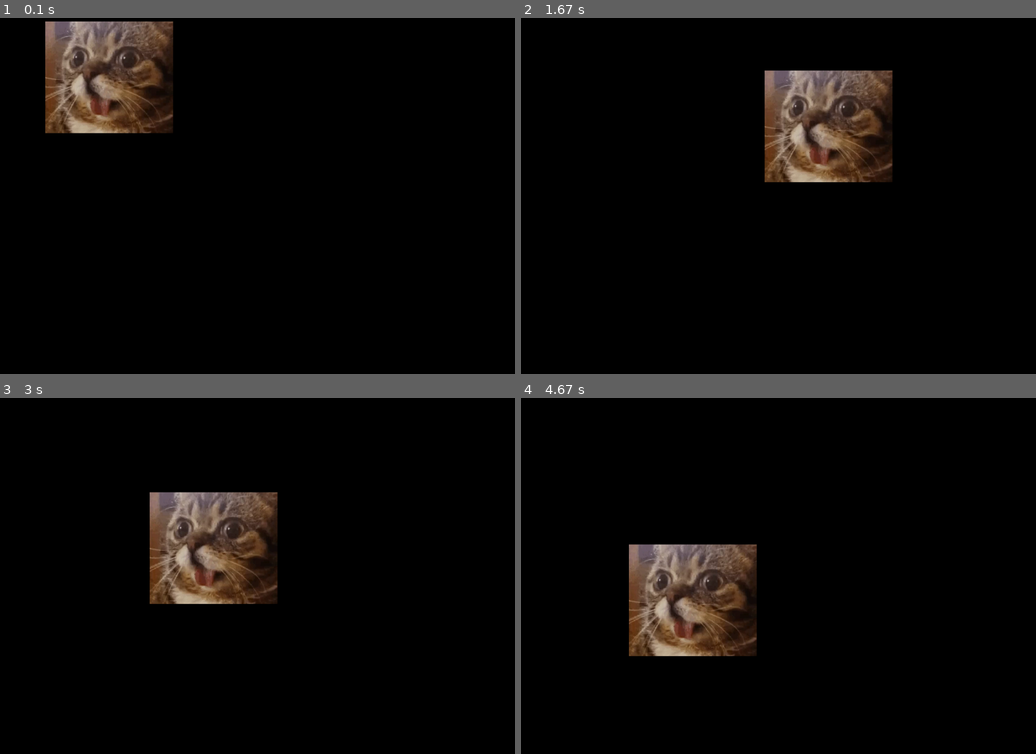
Above: before the commit, frames 1-4 (two rows, left to right).
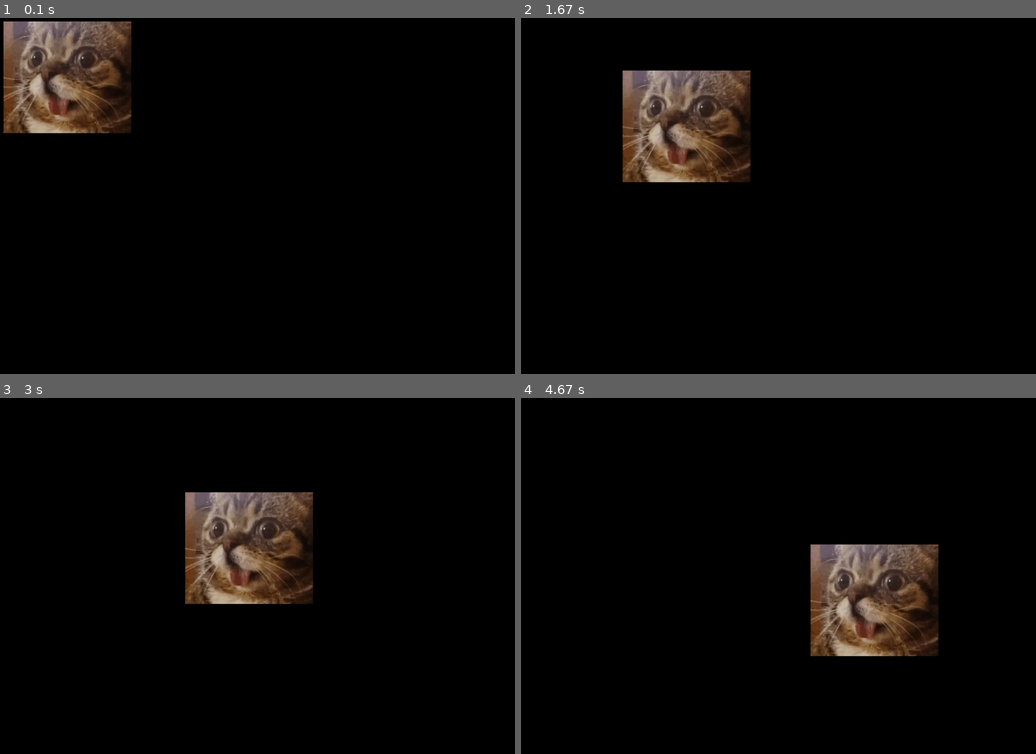
Above: after the commit, the same moments.

Repository: Theo-Tchilinguirian/Python-training
Game: pygame game, started from Python training/Some games I tried making/pygame_game_cat.py
Two runs of this game, one before a commit and one after it. Both use one fixed random seed, a clock stepped at 60 frames per second and the inputs below.
Inputs:
- Up to frame 1 (0.1 s): no input
- Up to frame 2 (1.67 s): tap Enter at 0.33 s
- Up to frame 3 (3 s): no input
- Up to frame 4 (4.67 s): no input

The runs differ from the first frame. In frame 1, 8.9% of the frame differs, in the area x 0-34%, y 0-33%; in frame 2, 15%; in frame 3, 8.3%; in frame 4, 15%, in the area x 20-82%, y 41-73%.

Commit message:
Update pygame_game_cat.py

Diff:
--- a/Python training/Some games I tried making/pygame_game_cat.py
+++ b/Python training/Some games I tried making/pygame_game_cat.py
@@ -3,7 +3,7 @@
 pygame.init()
 
 size = width, height = 1000, 1000
-speed = [10, 1]
+speed = [2, 1]
 black = 0, 0, 0
 
 screen = pygame.display.set_mode(size)
@@ -11,21 +11,28 @@
 ball = pygame.image.load("pygame_game_funny_cat_photo.png")
 ballrect = ball.get_rect()
 
-while 1:
+
+running = True
+
+while running:
     r = randint(0, 100)
-    if r == 0:
-        clr = (255, 255, 255)
-    else:
-        clr = black
+    bckgrnd_colour = black
     for event in pygame.event.get():
         if event.type == pygame.QUIT: sys.exit()
 
-    ballrect = ballrect.move(speed)
+    ballrect = ballrect.move(speed)  # conditions pour inverser la vitesse si on atteint le bord :
     if ballrect.left < 0 or ballrect.right > width:
         speed[0] = -speed[0]
     if ballrect.top < 0 or ballrect.bottom > height:
         speed[1] = -speed[1]
 
-    screen.fill(clr)
+    screen.fill(bckgrnd_colour)
     screen.blit(ball, ballrect)
     pygame.display.flip()
+
+    # Le joueur ferme la fenêtre :
+    for event in pygame.event.get():
+        if event.type == pygame.QUIT:
+            running = False
+            pygame.quit()
+        print(event)
